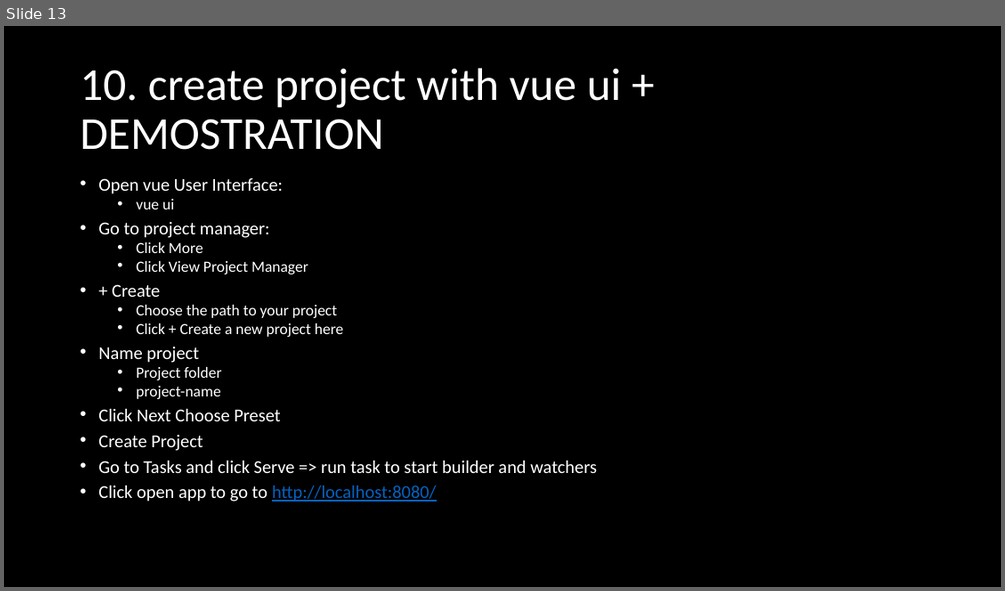
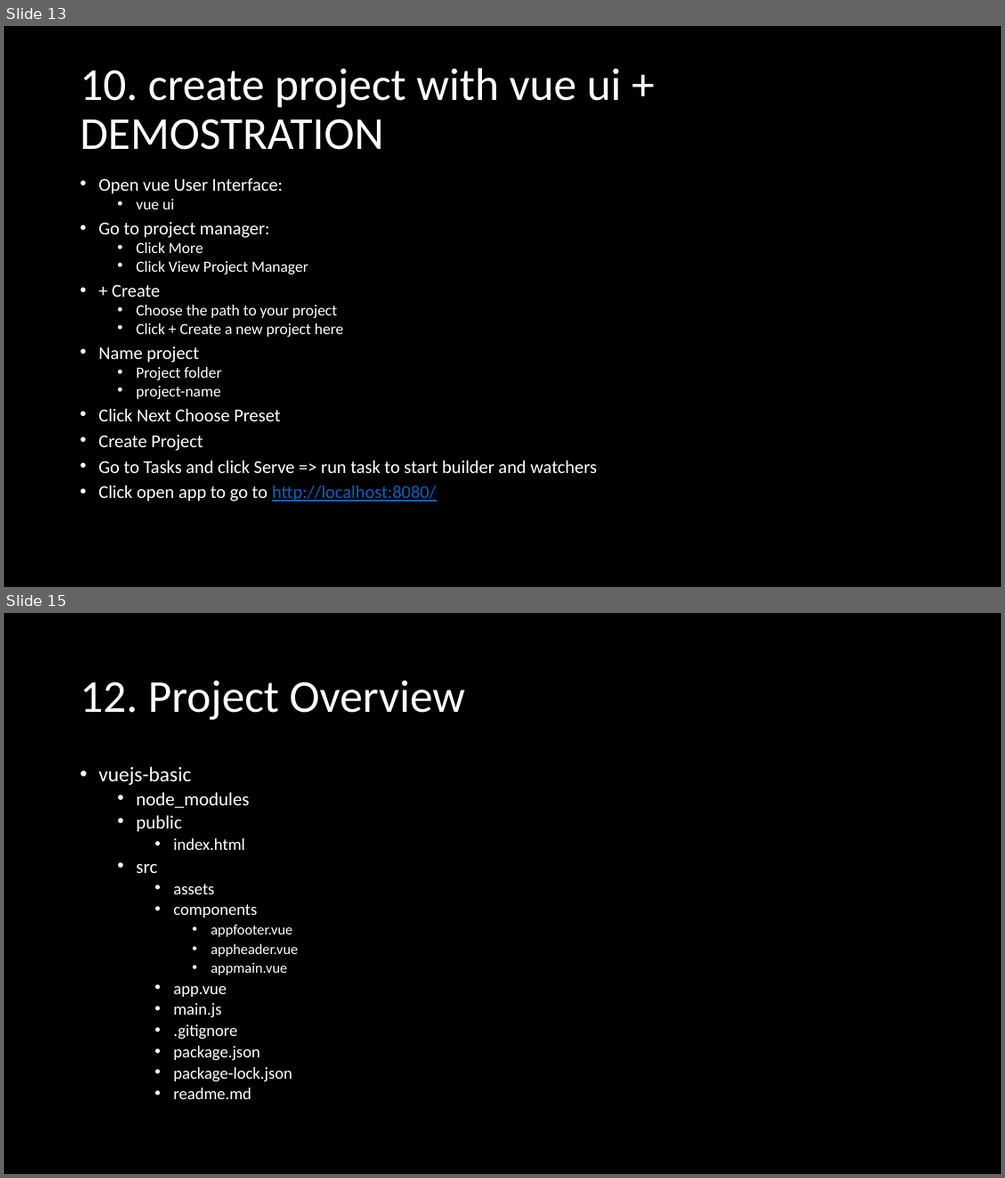
Before and after one commit to vuchkov/vuejs-basics, a slide deck: slides/VueJS Basics and Vue CLI 3 workshop by Boris Nekezov.pptx. Shown one above the other, each under a label of ours: slide 13 before the commit, slides 13 and 15 after it; the slides between them are not shown. The pictures are 1005x591 and 1005x1178 pixels, drawn with LibreOffice and Linux fonts; fonts in the diff are those of the drawing. Boxes give left, top, right and bottom in pixels: in the first picture for what was removed or moved away, otherwise in the second. Text is boxed around its words. In the diff, an @@ line names an element or a change of style, - is before the commit and + after.

```diff
--- a/slides/VueJS Basics and Vue CLI 3 workshop by Boris Nekezov.pptx
+++ b/slides/VueJS Basics and Vue CLI 3 workshop by Boris Nekezov.pptx
@@ slide 15 added at box(4, 613, 1001, 1174), background #000000 @@
@@ title added at box(80, 680, 465, 720), 44 pt, text #FFFFFF @@
+12. Project Overview
@@ text added at box(98, 766, 298, 1099), 16 pt, text #FFFFFF @@
+• vuejs-basic
+  • node_modules
+  • public
+    • index.html
+  • src
+    • assets
+    • components
+      • appfooter.vue
+      • appheader.vue
+      • appmain.vue
+    • app.vue
+    • main.js
+    • .gitignore
+    • package.json
+    • package-lock.json
+    • readme.md
```
Also in this commit, not shown: 2 slides changed, 2 other slides added, 4 other files.
